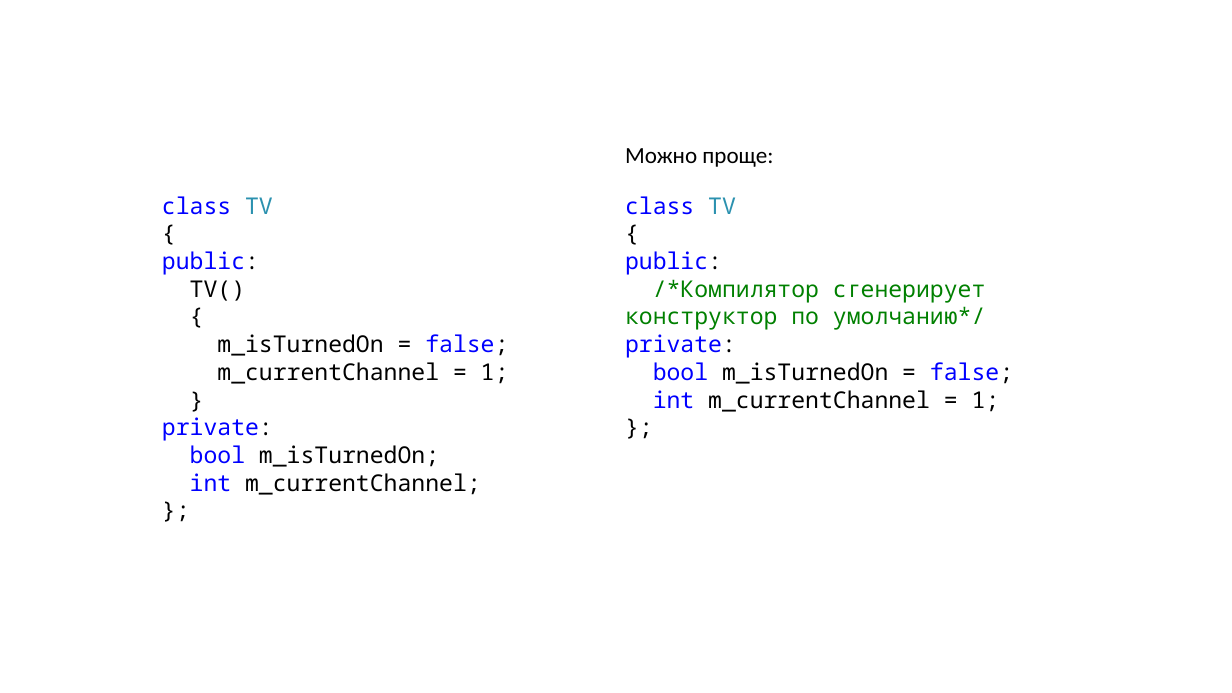
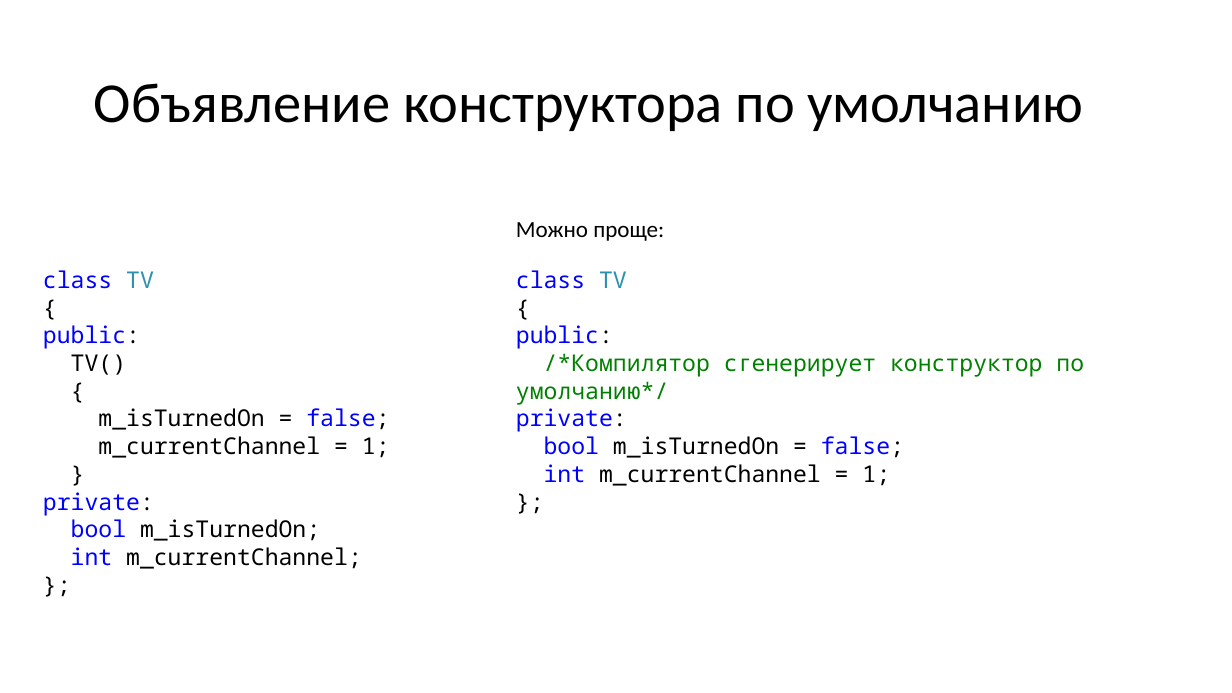
Before and after one commit to alexey-malov/oop, a slide deck: slide 79 of lectures/02/Основы ООП.pptx (slide 76 before the commit). Drawn at 1232x693 pixels with LibreOffice and Linux fonts; fonts in the diff are those of the drawing. Boxes give left, top, right and bottom in pixels: in the first picture for what was removed or moved away, otherwise in the second. Text is boxed around its words. In the diff, an @@ line names an element or a change of style, - is before the commit and + after.

```diff
--- a/lectures/02/Основы ООП.pptx
+++ b/lectures/02/Основы ООП.pptx
@@ title added at (94, 83, 1084, 131), 44 pt, text #000000 @@
+Объявление конструктора по умолчанию
@@ text "Можно проще:": place and size @@
-text "Можно проще:" at (625, 148, 773, 167)
+text "Можно проще:" at (516, 222, 664, 241)
@@ text "class TV": place and size @@
-text "class TV" at (162, 196, 509, 495)
+text "class TV" at (43, 270, 390, 569)
@@ text "class TV" rewrapped from (625, 196, 1013, 412) to (516, 270, 1084, 486) @@
```
Also in this commit, not shown: 8 other slides changed, 12 slides added, 4 slides removed, 12 other files.
